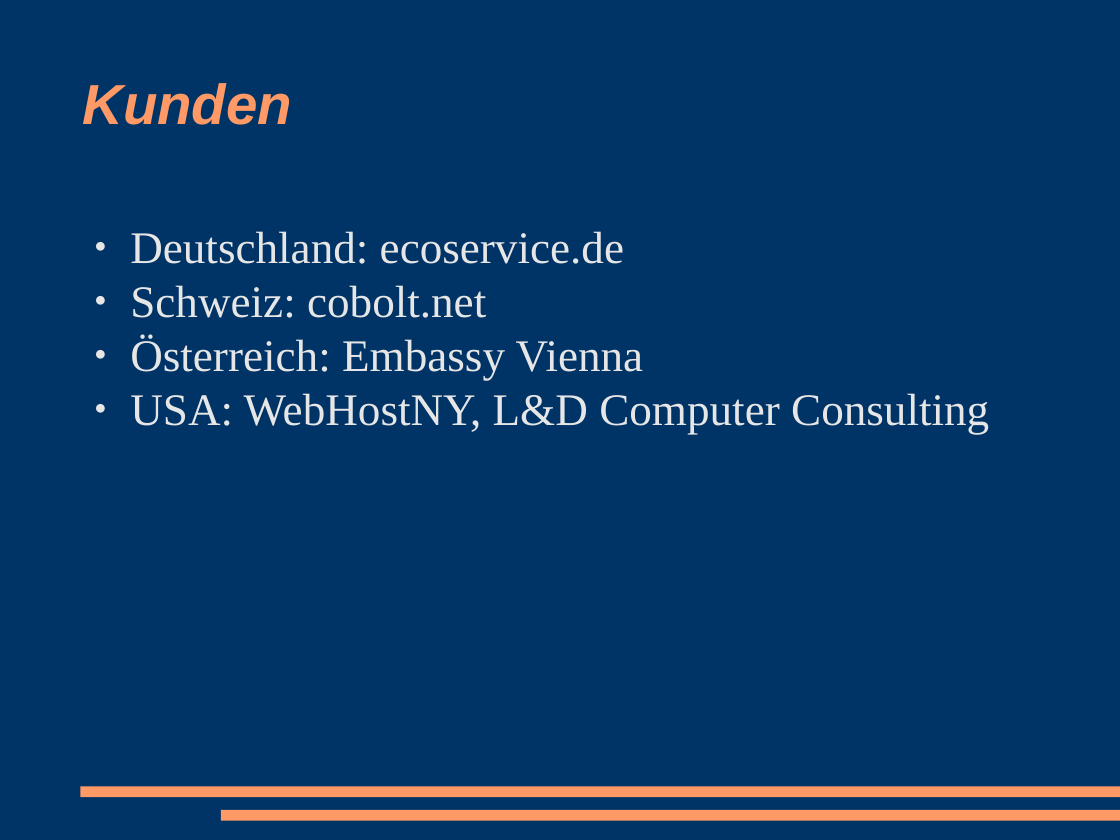
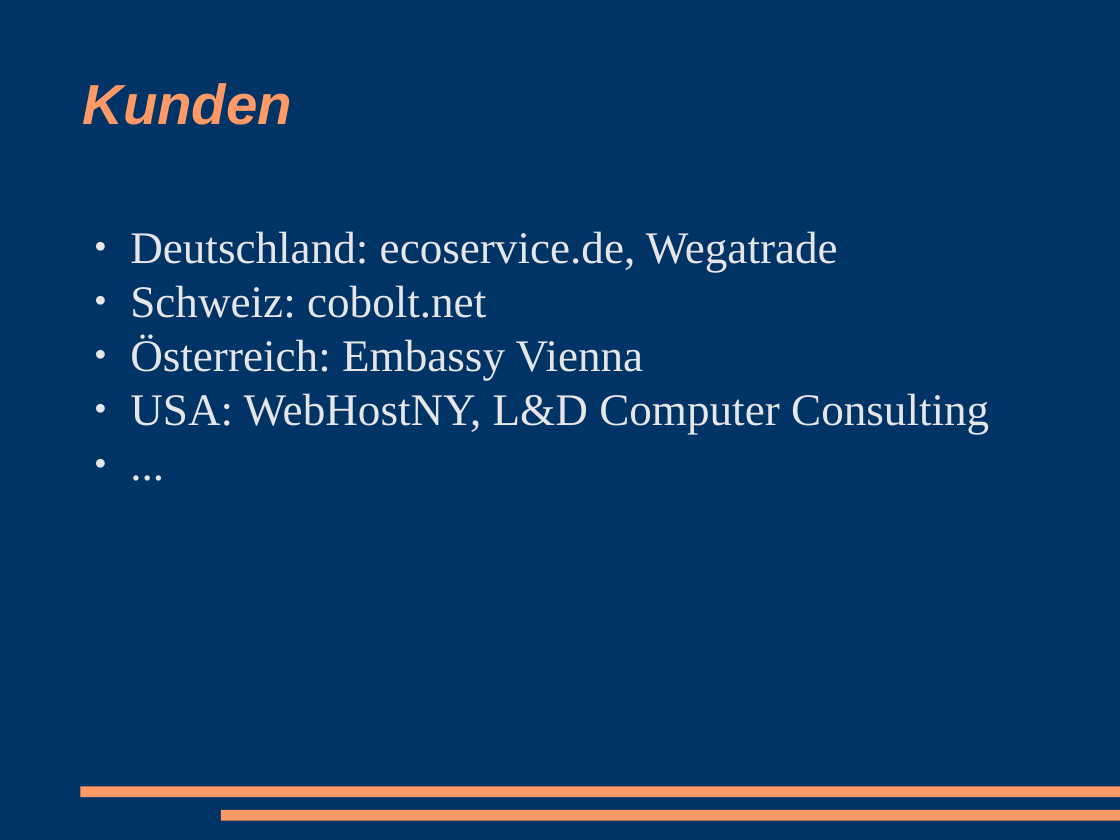
Before and after one commit to racke/Presentations, a slide deck: slide 3 of pws2008/rtrest.odp. Drawn at 1120x840 pixels with LibreOffice and Linux fonts; fonts in the diff are those of the drawing. Boxes give left, top, right and bottom in pixels: in the first picture for what was removed or moved away, otherwise in the second. Text is boxed around its words. In the diff, an @@ line names an element or a change of style, - is before the commit and + after.

Commit message:
text changes

```diff
--- a/pws2008/rtrest.odp
+++ b/pws2008/rtrest.odp
@@ text at (130,231,989,435): paragraph added @@
+● ...
@@ text at (130,231,838,272): text changed @@
-● Deutschland: ecoservice.de
+● Deutschland: ecoservice.de, Wegatrade
```
Also in this commit, not shown: 16 other slides changed, 8 slides added, 4 slides removed.
